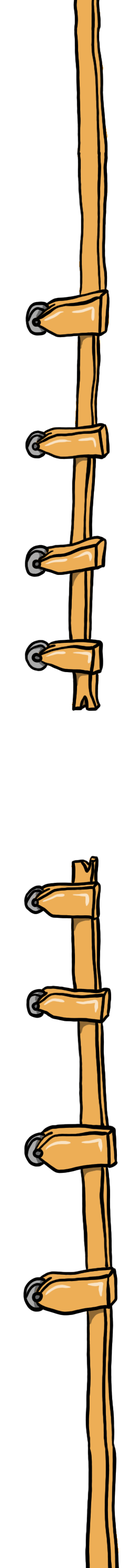
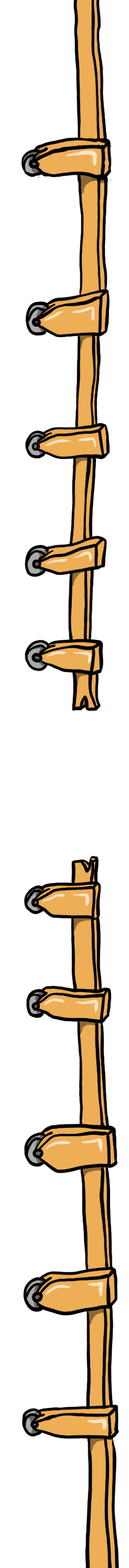
Layer changes from the first w=129, h=1568 image to the second:
painted on "Ebene 12" over [20, 131, 119, 1444]
painted on "Ebene 15" over [65, 150, 108, 1431]
painted on "Ebene 14" over [27, 146, 106, 1452]
painted on "Ebene 13" over [22, 123, 118, 1438]
